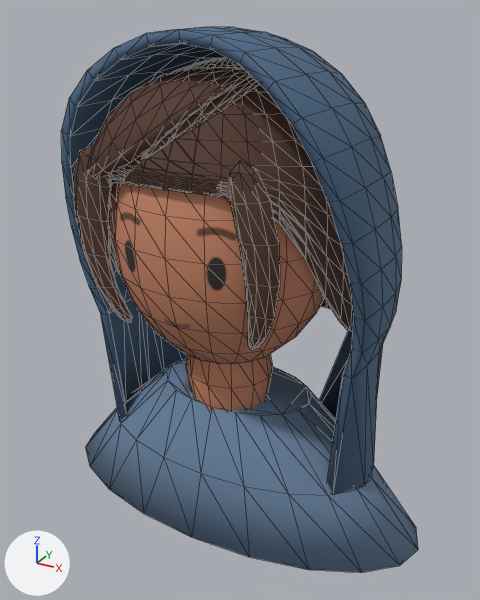
An edit to the glTF model assets/studies/traveller_painted_bob.glb, drawn before and after from the same camera.
The view is the same before and after, from a 50 mm camera at (1.5, -2.59, 3.42) aimed at (0.01, 0.13, 2.06). Arrows for +X, +Y and +Z are at lower left; the lights stay in place. The first picture is the older version. Mesh edges are drawn as thin lines. Vertices at exactly the same position are counted once.

In view in the first picture: 'HairCap.Bob', 'HairCheek.L.Bob', 'HairCheek.R.Bob', 'HairFringe.L.Bob', 'HairFringe.R.Bob', 'Head', 'Hood', 'Neck', 'TravellerBody'.
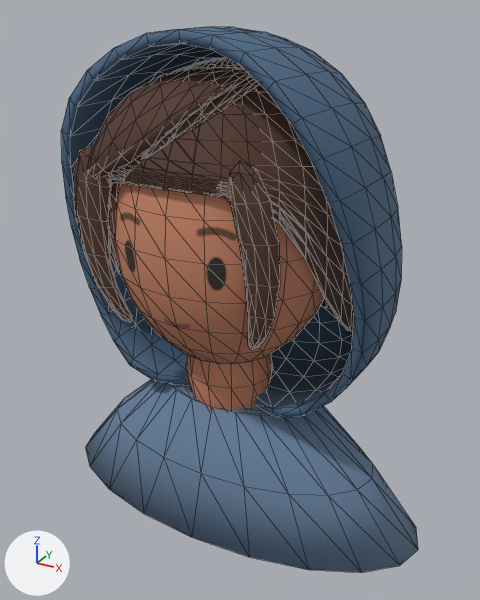
Location of each change, (x1, y1, x2, y2) in pixels of the pictures (480 x 600 px):
'Hood', reshaped (16% shorter)
    before: (61, 27, 402, 495)
    after: (61, 27, 402, 418)
part 1 of me_hood, reshaped
    before: (90, 274, 383, 495)
    after: (90, 274, 379, 418)

The change in detail:
me_hood is used by ob_hood; location (0.0, 0.0, 0.0).
me_hood had 458 vertices, 912 faces and spanned x -0.79..0.79, y -0.38..0.8, z 1.25..3.35.
me_hood now has 514 vertices, 1024 faces and spans x -0.79..0.79, y -0.38..0.8, z 1.57..3.35.
Part 1, on me_hood:
47 vertices are removed from x -0.77..0.77, y -0.12..0.73, z 1.25..1.93.
163 faces are deleted.
28 vertices move from x -0.72..0.72, y -0.1..0.75, z 1.25..1.94 to x -0.72..0.72, y -0.11..0.73, z 1.69..1.93.
103 vertices are added at x -0.7..0.68, y -0.16..0.72, z 1.57..1.94.
275 new faces join them.
